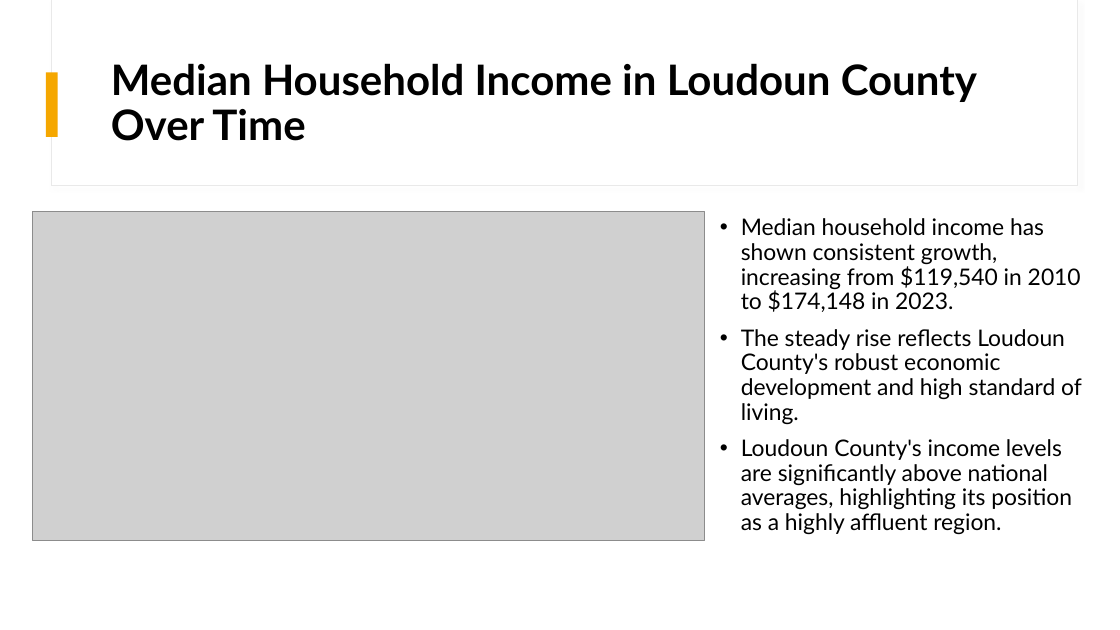
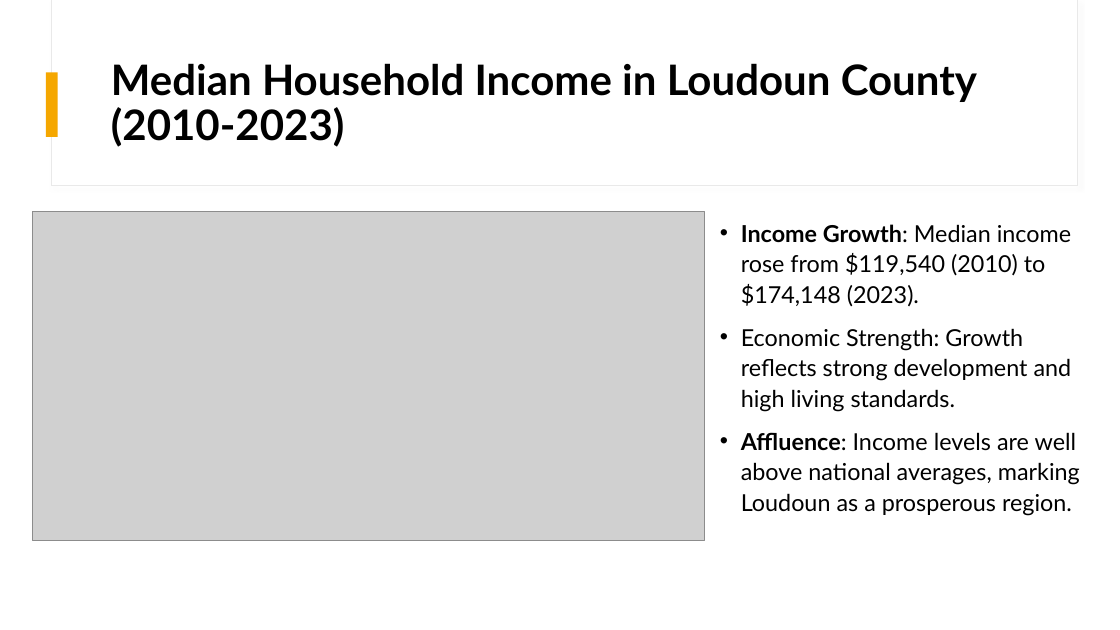
Before and after one commit to Akemp787/Loudoun_County_Growth_Study, a slide deck: slide 10 of presentation/Loudoun County Growth Study.pptx (slide 11 before the commit). Drawn at 1120x630 pixels with LibreOffice and Linux fonts; fonts in the diff are those of the drawing; grey boxes stand for pictures. Boxes give left, top, right and bottom in pixels: in the first picture for what was removed or moved away, otherwise in the second. Text is boxed around its words. In the diff, an @@ line names an element or a change of style, - is before the commit and + after.

Commit message:
Loudoun County Growth Study

```diff
--- a/presentation/Loudoun County Growth Study.pptx
+++ b/presentation/Loudoun County Growth Study.pptx
@@ title at (111, 63, 977, 147): text changed @@
-Median Household Income in Loudoun County Over Time
+Median Household Income in Loudoun County (2010-2023)
@@ text at (741, 224, 1080, 516): text changed; size 19.6 to 20 pt @@
-• Median household income has shown consistent growth, increasing from $119,540 in 2010 to $174,148 in 2023.
-• The steady rise reflects Loudoun County's robust economic development and high standard of living.
-• Loudoun County's income levels are significantly above national averages, highlighting its position as a highly affluent region.
+• Income Growth: Median income rose from $119,540 (2010) to $174,148 (2023).
+• Economic Strength: Growth reflects strong development and high living standards.
+• Affluence: Income levels are well above national averages, marking Loudoun as a prosperous region.
```
Also in this commit, not shown: 11 other slides changed, 6 slides added, 1 slide removed, 17 other files.
